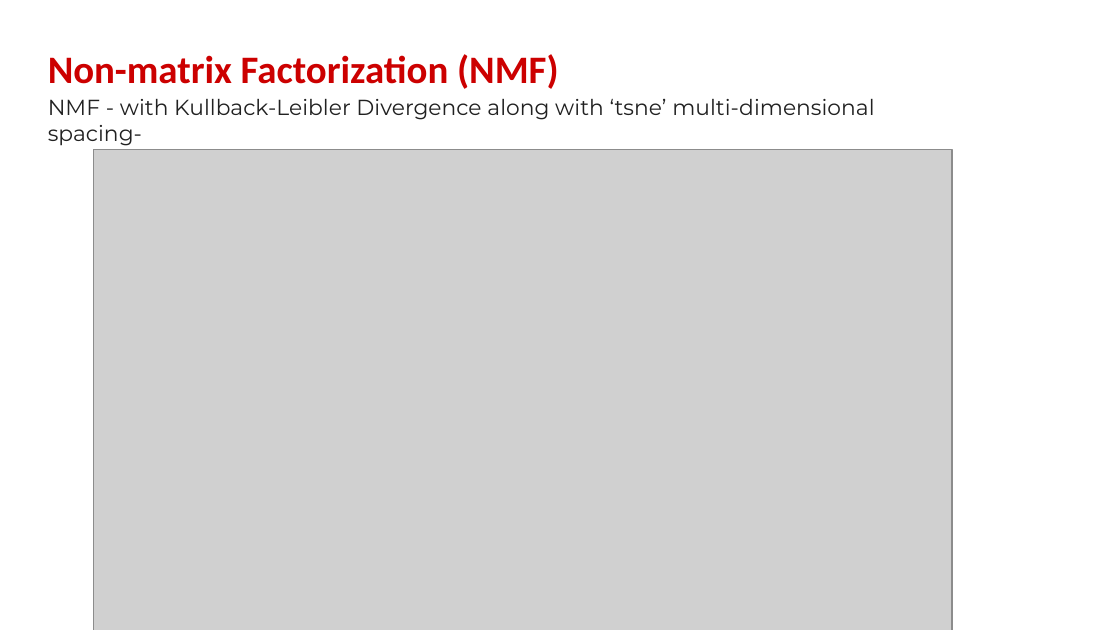
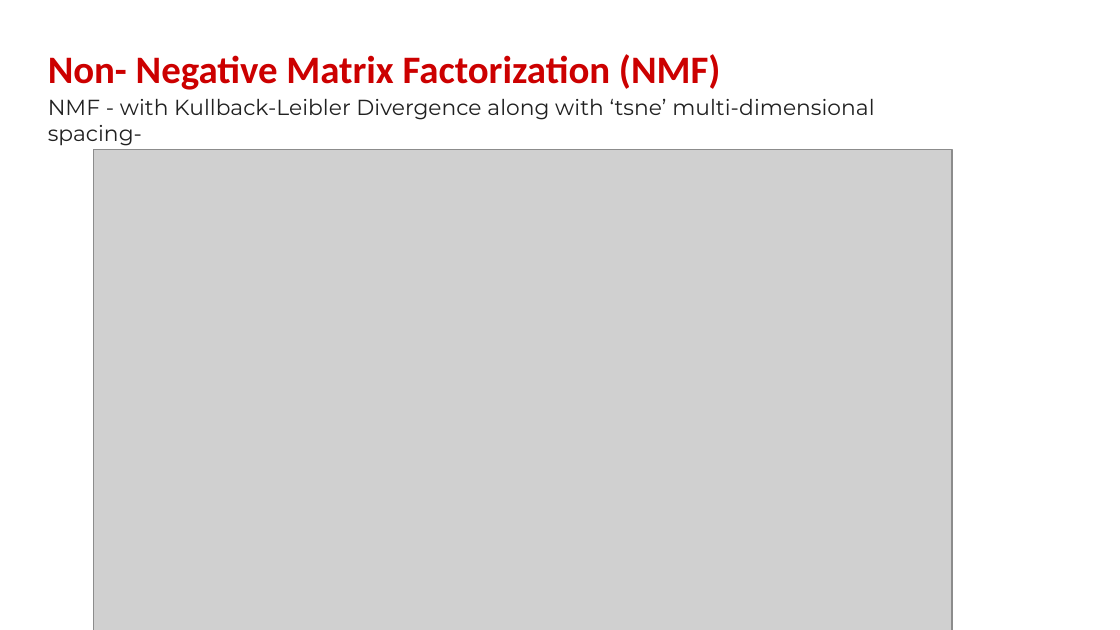
Before and after one commit to Prasad-Khedkar/Topic_Modelling_on_News_Articles, a slide deck: slide 23 of Topic Modelling on News Articles.pptx. Drawn at 1120x630 pixels with LibreOffice and Linux fonts; fonts in the diff are those of the drawing; grey boxes stand for pictures; background and template pictures are left out. Boxes give left, top, right and bottom in pixels: in the first picture for what was removed or moved away, otherwise in the second. Text is boxed around its words. In the diff, an @@ line names an element or a change of style, - is before the commit and + after.

```diff
--- a/Topic Modelling on News Articles.pptx
+++ b/Topic Modelling on News Articles.pptx
@@ title at [48,54,721,90]: text changed @@
-Non-matrix Factorization (NMF)
+Non- Negative Matrix Factorization (NMF)
```
Also in this commit, not shown: 2 other slides changed.
